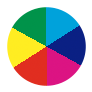
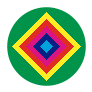
Before/after of a w=92, h=92 layered artwork. What changed in the layer stack:
painted on "Ellipse 1" over 7, 7, 86, 86
